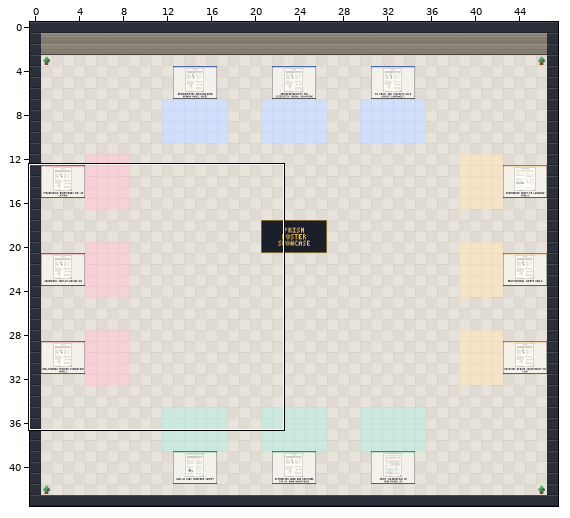
Tiled map (JSON): maps/hall.tmj. Above: a wide view before the commit, with the close-up outlined.
Close-up. Before the commit:
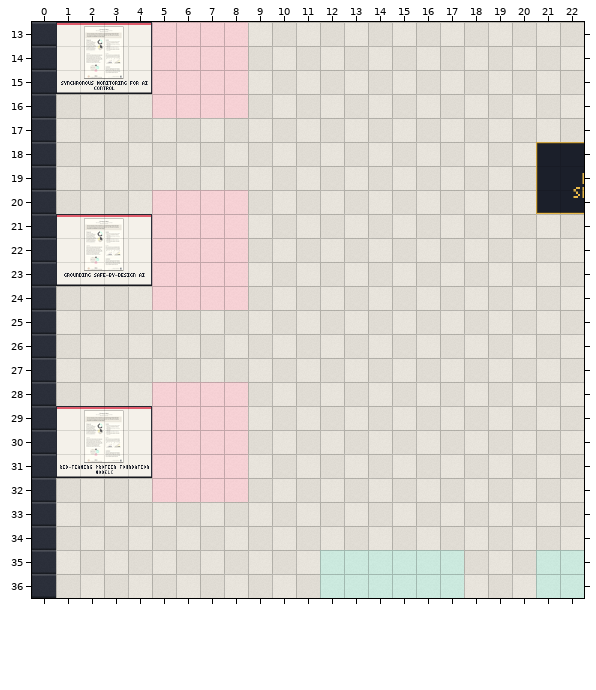
Cells are 32x32 px. Shown: x 0..22, y 13..36. The commit also changed other parts of the map, which this record leaves out.
Now the later version:
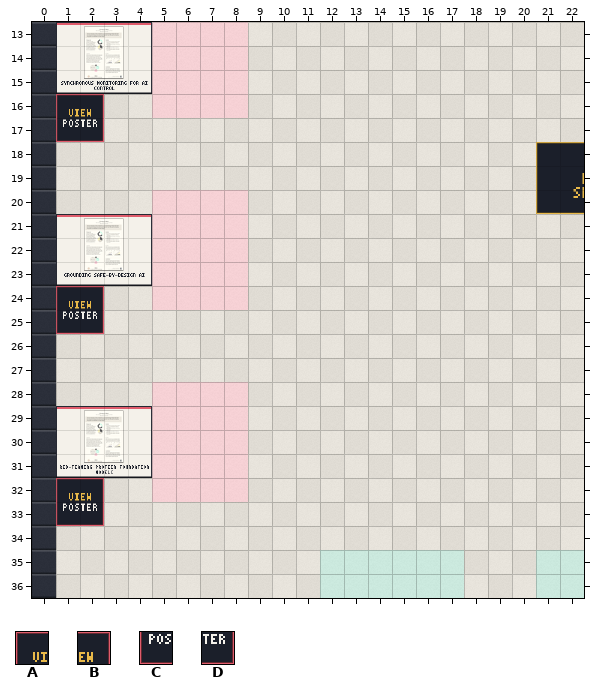
Key: from "prism": A 55, B 56, C 57, D 58.
_ is an empty cell.
From old to new:
Changed rows in their new state; . is an unchanged cell.
Layer "props":
first column x 1:
16 AB
17 CD
first column x 1:
24 AB
25 CD
first column x 1:
32 AB
33 CD
Boxes around the changes in both close-ups, in picture pixels (x1, y1, x2, y2):
added: (56, 94, 104, 142)
added: (56, 286, 104, 334)
added: (56, 478, 104, 526)
